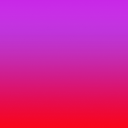
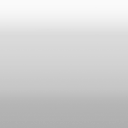
Comparing the layer stacks of the two 128px x 128px images. Changes:
moved "Layer 4" above "Layer 4 副本" over [0, 90, 128, 128]
added layer "Layer 4 副本" above "Layer 5" over [0, 90, 128, 128]
hid "Layer 5" over [0, 0, 128, 128]
